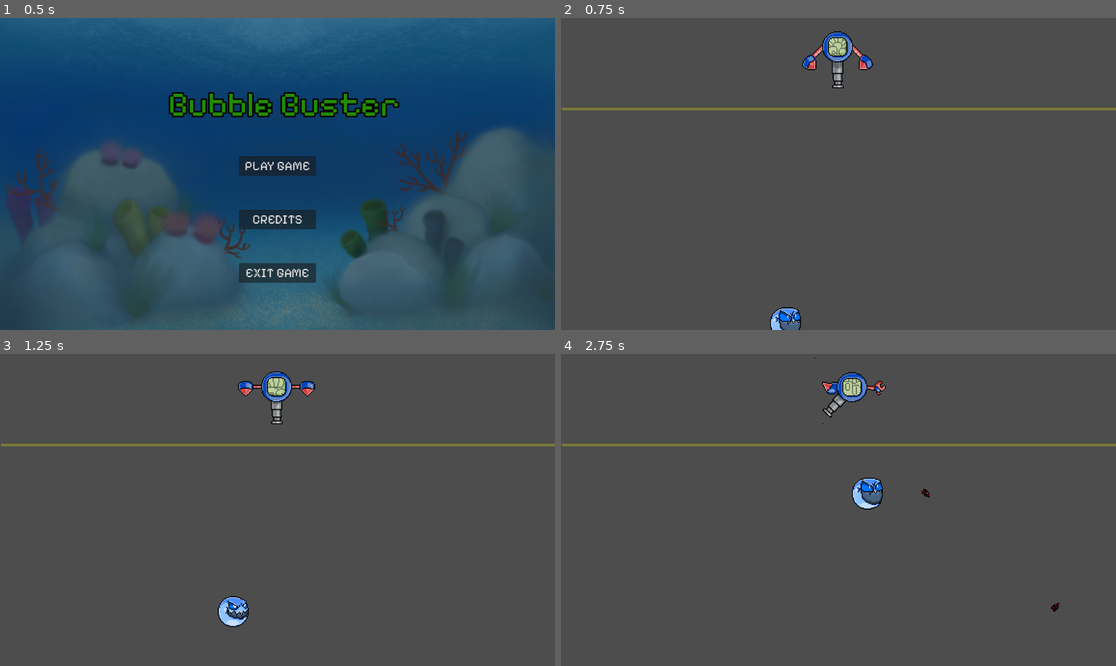
Above: before the commit, frames 1-4 (two rows, left to right).
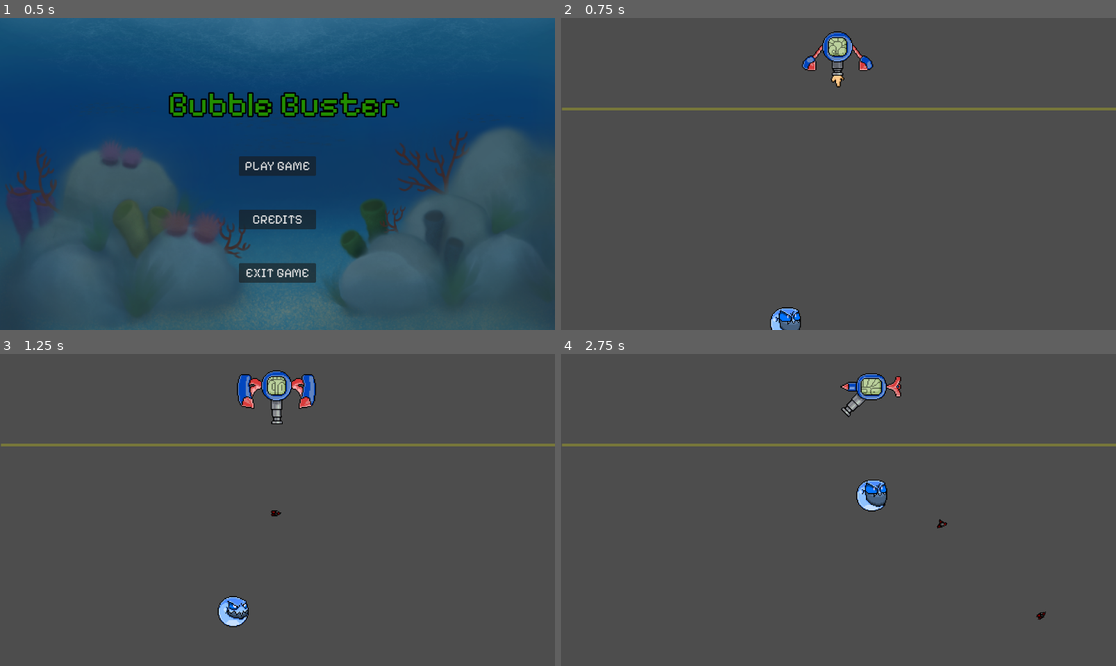
Above: after the commit, the same moments.

Repository: led-studio/bubblester
Game: Godot game, scene res://source/scenarios/main_menu.tscn
Same seed, same stepped clock (60 frames per second), same inputs: the game is played once before the commit and once after it.
Inputs (mouse positions are in pixels of both pictures, inside the frame that each line leads up to):
- Up to frame 1 (0.5 s): no input
- Up to frame 2 (0.75 s): click "PLAY GAME" at 0.5 s
- Up to frame 3 (1.25 s): no input
- Up to frame 4 (2.75 s): move the mouse to (960, 494) at 1.27 s; press the mouse at (960, 494) at 1.28 s; hold D (move_right) 1.28-2.03 s; move the mouse to (727, 525) at 2.02 s; release the mouse at (727, 525) at 2.03 s; hold A (move_left) from 2.03 s (still down); click (727, 525) at 2.1 s

Frame 1 is identical in both runs. In frame 2, 0.3% of the frame differs, in the area x 43-57%, y 6-23%; in frame 3, 0.9%; in frame 4, 1.7%, in the area x 45-90%, y 1-86%.

Commit message:
added cooldown

Diff:
--- a/source/objects/bubble.gd
+++ b/source/objects/bubble.gd
@@ -7,7 +7,6 @@
 var target_pos
 var health = 1
 var isLive = true
-
 
 func _ready() -> void:
 	pass
@@ -27,7 +26,8 @@
 
 func _on_body_entered(body: Node2D) -> void:
 	health -= 1
+	if body.has_method("damage"):
+		body.damage()
 
 func _on_timer_timeout() -> void:
-	print("death")
 	queue_free()
--- a/source/objects/bullet.gd
+++ b/source/objects/bullet.gd
@@ -6,12 +6,12 @@
 var dir:float
 var speed = 200
 var random;
+@onready var health = 1;
 
 func _ready() -> void:
 	global_position = pos
 	global_rotation = rota
 	random = randi() % 2
-	print(random)
 	match random:
 		0:
 			$AnimatedSprite2D.play("first")
@@ -24,7 +24,13 @@
 	velocity = Vector2(speed, 0).rotated(dir)
 	move_and_slide()
 
+	if health <= 0:
+		queue_free()
+
 
 func _on_life_timeout() -> void:
-	queue_free()
+	damage()
 	pass # Replace with function body.
+
+func damage():
+	health -= 1
--- a/source/objects/bullet.tscn
+++ b/source/objects/bullet.tscn
@@ -3,8 +3,8 @@
 [ext_resource type="Script" path="res://source/objects/bullet.gd" id="1_ix112"]
 [ext_resource type="Texture2D" uid="uid://c4f1cc0ng7dvr" path="res://assets/images/bullets.png" id="2_cnpoa"]
 
-[sub_resource type="RectangleShape2D" id="RectangleShape2D_35xsv"]
-size = Vector2(12, 10.5)
+[sub_resource type="CircleShape2D" id="CircleShape2D_om46e"]
+radius = 7.0
 
 [sub_resource type="AtlasTexture" id="AtlasTexture_dc4ej"]
 atlas = ExtResource("2_cnpoa")
@@ -107,13 +107,12 @@
 script = ExtResource("1_ix112")
 
 [node name="CollisionShape2D" type="CollisionShape2D" parent="."]
-position = Vector2(1, 0.75)
-shape = SubResource("RectangleShape2D_35xsv")
+shape = SubResource("CircleShape2D_om46e")
 
 [node name="AnimatedSprite2D" type="AnimatedSprite2D" parent="."]
 sprite_frames = SubResource("SpriteFrames_7u4g1")
-animation = &"third"
-frame_progress = 0.791265
+animation = &"first"
+frame_progress = 0.0444347
 
 [node name="Life" type="Timer" parent="."]
 wait_time = 5.0
--- a/source/objects/player.gd
+++ b/source/objects/player.gd
@@ -1,31 +1,38 @@
 extends CharacterBody2D
 
 const SPEED = 300.0
-const ACCELERATION = 2000.0
-const FRICTION = 200.0
+const ACCELERATION = 6000.0
+const FRICTION = 3000.0
 
-@onready var gun_sprite: AnimatedSprite2D = $Gun/AnimatedSprite2D
+@onready var gun: AnimatedSprite2D = $Gun/AnimatedSprite2D
+@onready var animation: AnimationPlayer = $AnimationPlayer
 
 var bullet_path = preload("res://source/objects/bullet.tscn")
+var changing_side = false
+var is_on_cooldown = false
 
 func _physics_process(delta: float) -> void:
 	# esto es para el cañón
-	gun_sprite.look_at(get_global_mouse_position())
+	gun.look_at(get_global_mouse_position())
 
-	if gun_sprite.rotation_degrees > 135:
-		gun_sprite.rotation_degrees = 135
-	elif gun_sprite.rotation_degrees < 45:
-		gun_sprite.rotation_degrees = 45
+	if gun.rotation_degrees > 135:
+		gun.rotation_degrees = 135
+	elif gun.rotation_degrees < 45:
+		gun.rotation_degrees = 45
 
-	if Input.is_action_just_pressed("action"):
+	if Input.is_action_pressed("action") && !is_on_cooldown:
 		fire()
 
 	# Este es el movimiento básico
 	var direction := Input.get_axis("move_left", "move_right")
-	if direction:
-		velocity.x = direction * SPEED
+	if direction != 0:
+		velocity += Vector2(direction * ACCELERATION * delta, 0)
+		velocity = velocity.limit_length(SPEED)
 	else:
-		velocity.x = move_toward(velocity.x, 0, SPEED)
+		if velocity.length() > (FRICTION * delta):
+			velocity -= velocity.normalized() * (FRICTION * delta)
+		else:
+			velocity.x = 0
 
 	move_and_slide()
 
@@ -36,15 +43,28 @@
 		$AnimatedSprite2D.flip_h = true
 
 	if direction != 0:
-		$AnimationPlayer.play("change_direction")
-		$AnimationPlayer.queue("move")
+		if !changing_side:
+			animation.play("change_direction")
+			animation.queue("move")
+			changing_side = true
 	else:
-		$AnimationPlayer.play("idle")
+		changing_side = false
+		animation.play("idle")
 
 func fire():
+	is_on_cooldown = true
+	gun.play("shoot")
+	$Gun/LaunchTime.start()
+	$Cooldown.start()
+
+
+func _on_cooldown_timeout() -> void:
+	is_on_cooldown = false
+
+
+func _on_launch_time_timeout() -> void:
 	var bullet = bullet_path.instantiate()
-	bullet.dir = deg_to_rad(gun_sprite.rotation_degrees)
+	bullet.dir = deg_to_rad(gun.rotation_degrees)
 	bullet.pos = $Gun/AnimatedSprite2D/Point.global_position
-	bullet.rota = deg_to_rad(gun_sprite.global_rotation_degrees)
-	gun_sprite.play("shoot")
+	bullet.rota = deg_to_rad(gun.global_rotation_degrees)
 	get_parent().add_child(bullet)
--- a/source/objects/player.tscn
+++ b/source/objects/player.tscn
@@ -43,6 +43,10 @@
 atlas = ExtResource("3_uxnkf")
 region = Rect2(1024, 256, 128, 128)
 
+[sub_resource type="AtlasTexture" id="AtlasTexture_cc75l"]
+atlas = ExtResource("3_uxnkf")
+region = Rect2(512, 128, 128, 128)
+
 [sub_resource type="SpriteFrames" id="SpriteFrames_21agx"]
 animations = [{
 "frames": [{
@@ -50,7 +54,7 @@
 "texture": SubResource("AtlasTexture_3ohgj")
 }],
 "loop": true,
-"name": &"default",
+"name": &"idle",
 "speed": 5.0
 }, {
 "frames": [{
@@ -80,10 +84,13 @@
 }, {
 "duration": 1.0,
 "texture": SubResource("AtlasTexture_edbga")
+}, {
+"duration": 1.0,
+"texture": SubResource("AtlasTexture_cc75l")
 }],
 "loop": false,
 "name": &"shoot",
-"speed": 50.0
+"speed": 24.0
 }]
 
 [sub_resource type="AtlasTexture" id="AtlasTexture_h54rp"]
@@ -200,7 +207,7 @@
 
 [sub_resource type="Animation" id="Animation_gkl2m"]
 resource_name = "move"
-length = 0.4
+length = 0.233337
 loop_mode = 1
 tracks/0/type = "value"
 tracks/0/imported = false
@@ -221,7 +228,7 @@
 tracks/1/interp = 1
 tracks/1/loop_wrap = true
 tracks/1/keys = {
-"times": PackedFloat32Array(0, 0.1, 0.2, 0.3),
+"times": PackedFloat32Array(0, 0.0666667, 0.133333, 0.2),
 "transitions": PackedFloat32Array(1, 1, 1, 1),
 "update": 1,
 "values": [0, 1, 2, 3]
@@ -256,7 +263,7 @@
 
 [sub_resource type="Animation" id="Animation_2vggw"]
 resource_name = "change_direction"
-length = 0.3
+length = 0.233337
 tracks/0/type = "value"
 tracks/0/imported = false
 tracks/0/enabled = true
@@ -284,7 +291,7 @@
 
 [sub_resource type="Animation" id="Animation_6oubm"]
 resource_name = "idle"
-length = 0.6
+length = 0.36667
 loop_mode = 1
 tracks/0/type = "value"
 tracks/0/imported = false
@@ -305,7 +312,7 @@
 tracks/1/interp = 1
 tracks/1/loop_wrap = true
 tracks/1/keys = {
-"times": PackedFloat32Array(0, 0.1, 0.2, 0.3, 0.4, 0.5),
+"times": PackedFloat32Array(0, 0.0666667, 0.133333, 0.2, 0.266667, 0.333333),
 "transitions": PackedFloat32Array(1, 1, 1, 1, 1, 1),
 "update": 1,
 "values": [0, 1, 2, 3, 4, 5]
@@ -330,9 +337,7 @@
 rotation = 1.5708
 sprite_frames = SubResource("SpriteFrames_21agx")
 animation = &"shoot"
-autoplay = "default"
-frame = 8
-frame_progress = 1.0
+autoplay = "idle"
 
 [node name="Point" type="ColorRect" parent="Gun/AnimatedSprite2D"]
 offset_left = 35.0
@@ -341,6 +346,10 @@
 offset_bottom = 4.0
 color = Color(1, 0, 1, 0)
 
+[node name="LaunchTime" type="Timer" parent="Gun"]
+wait_time = 0.2
+one_shot = true
+
 [node name="AnimatedSprite2D" type="AnimatedSprite2D" parent="."]
 sprite_frames = SubResource("SpriteFrames_85743")
 animation = &"move"
@@ -354,3 +363,9 @@
 "": SubResource("AnimationLibrary_pw6qk")
 }
 autoplay = "idle"
+
+[node name="Cooldown" type="Timer" parent="."]
+wait_time = 0.5
+
+[connection signal="timeout" from="Gun/LaunchTime" to="." method="_on_launch_time_timeout"]
+[connection signal="timeout" from="Cooldown" to="." method="_on_cooldown_timeout"]
Not shown: 1 places in source/objects/player.tscn that only renumber resources
